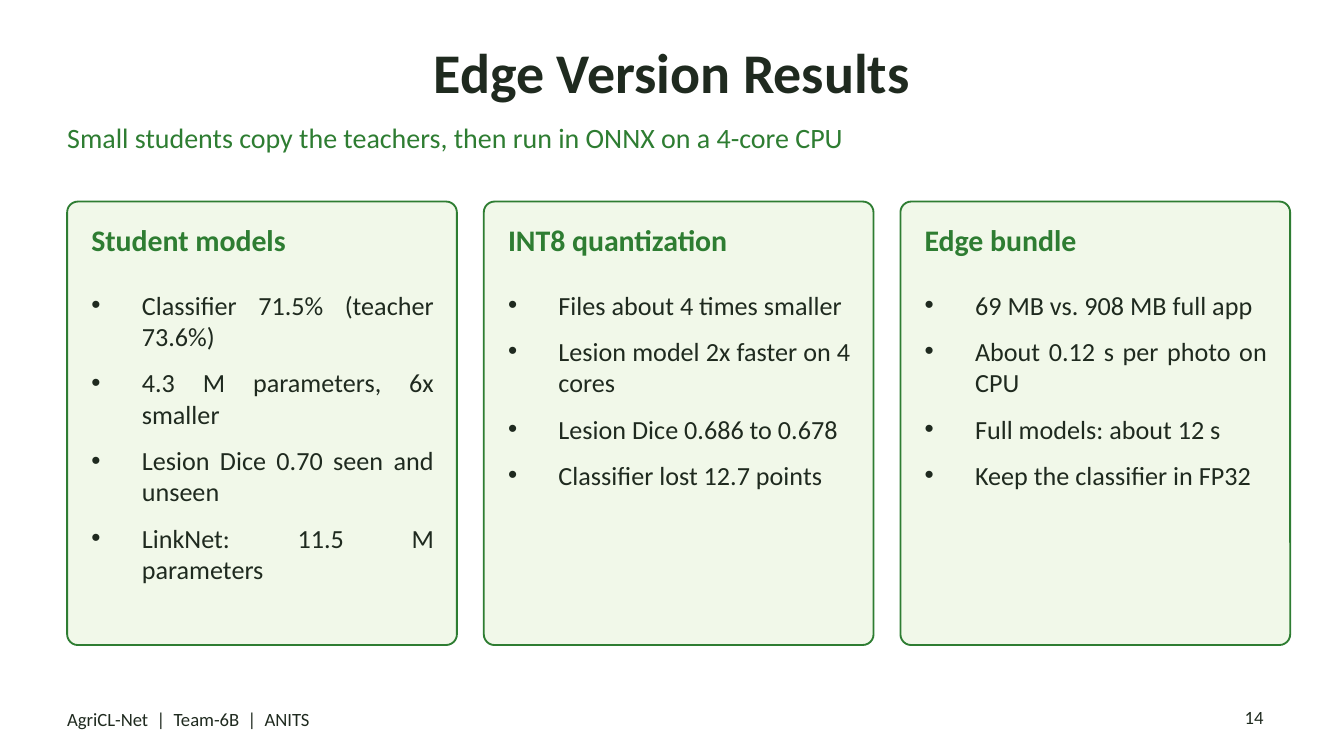
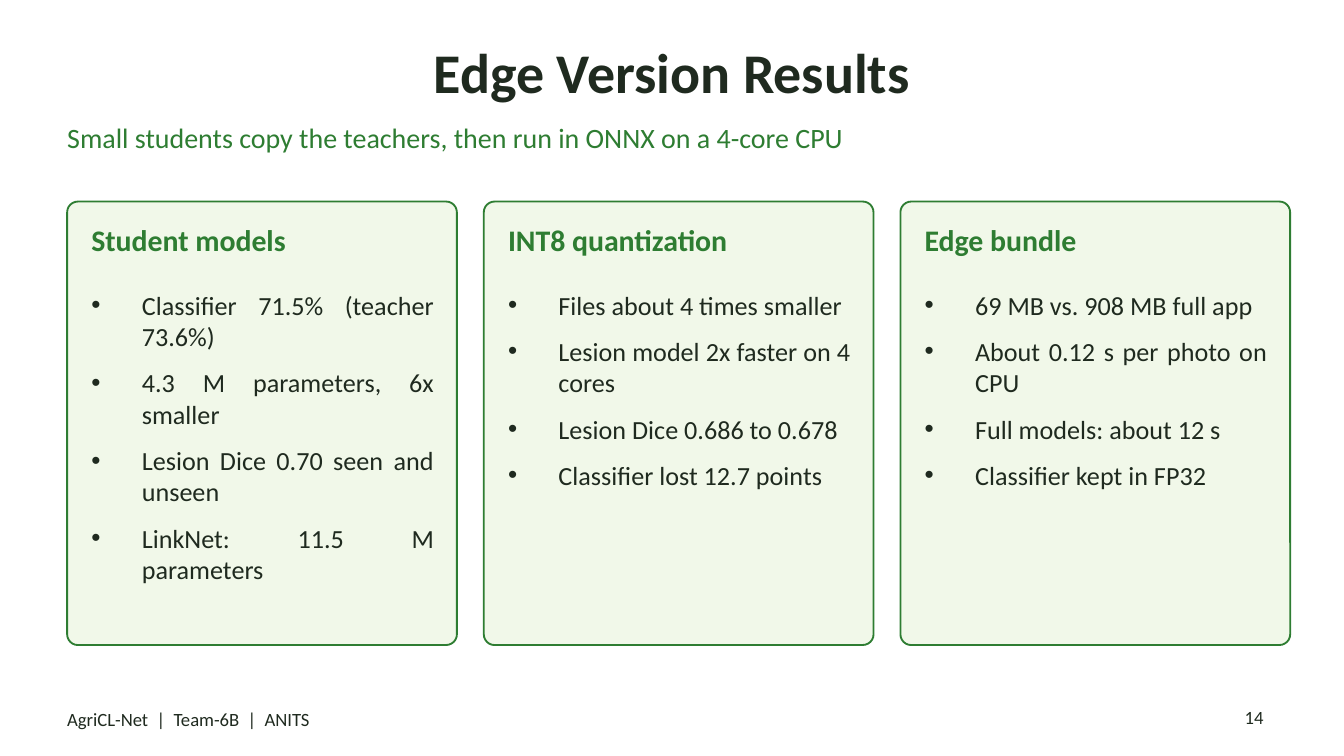
Before and after one commit to Dev02005/AGRICL-NET, a slide deck: slide 14 of files/new files/AgriCL-Net presentation.pptx. Drawn at 1344x756 pixels with LibreOffice and Linux fonts; fonts in the diff are those of the drawing. Boxes give left, top, right and bottom in pixels: in the first picture for what was removed or moved away, otherwise in the second. Text is boxed around its words. In the diff, an @@ line names an element or a change of style, - is before the commit and + after.

```diff
--- a/files/new files/AgriCL-Net presentation.pptx
+++ b/files/new files/AgriCL-Net presentation.pptx
@@ text at (975, 467, 1206, 490): text changed @@
-• Keep the classifier in FP32
+• Classifier kept in FP32
```
Also in this commit, not shown: 6 other files.
